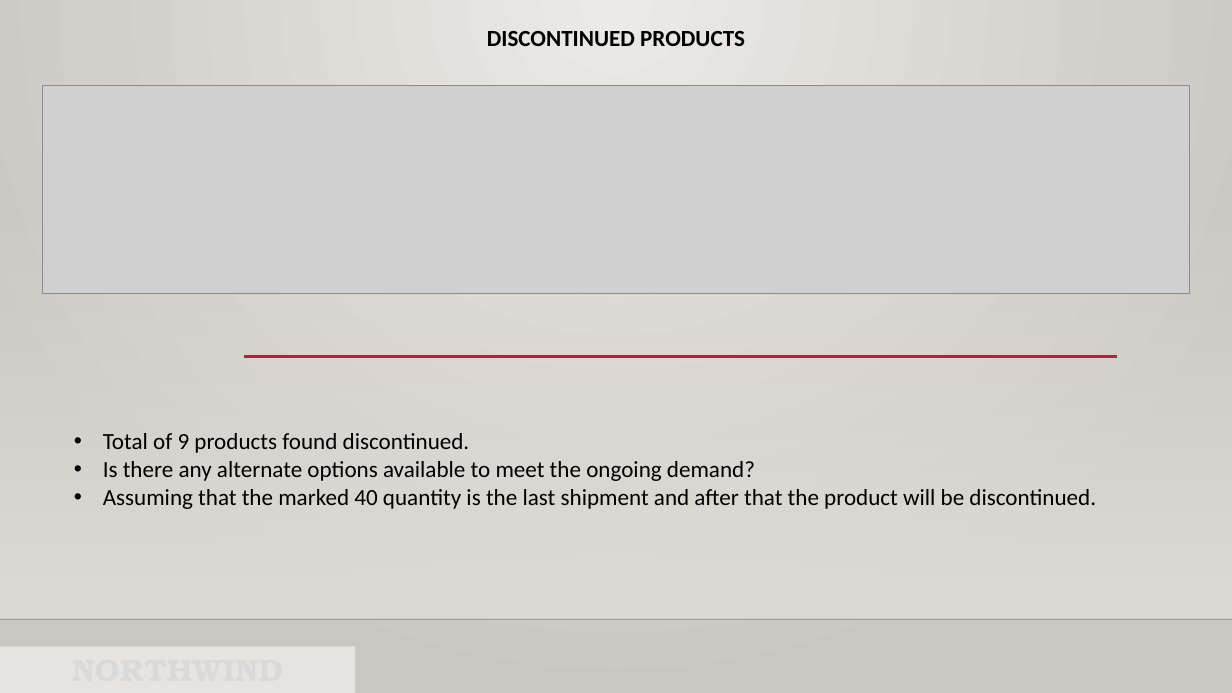
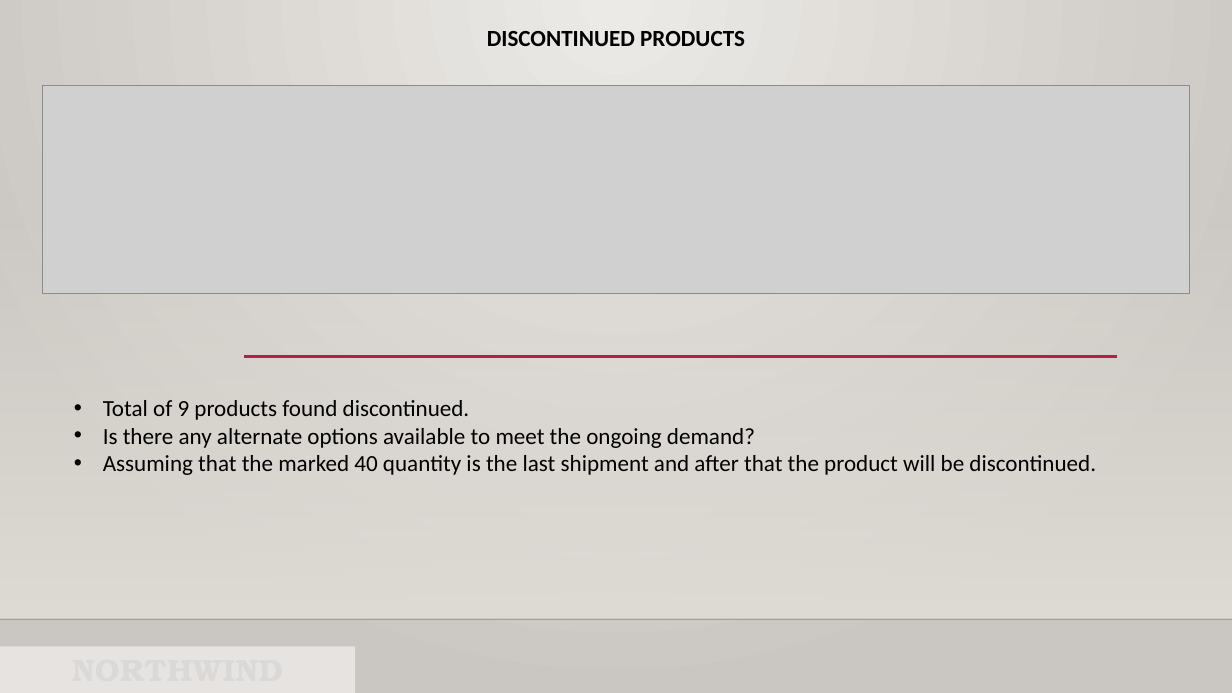
Before and after one commit to firoz-nagaria/Northwind_Inventory_Levels, a slide deck: slide 4 of presentation/northwind_project_report.pptx. Drawn at 1232x693 pixels with LibreOffice and Linux fonts; fonts in the diff are those of the drawing; grey boxes stand for pictures; background and template pictures are left out. Boxes give left, top, right and bottom in pixels: in the first picture for what was removed or moved away, otherwise in the second. Text is boxed around its words. In the diff, an @@ line names an element or a change of style, - is before the commit and + after.

```diff
--- a/presentation/northwind_project_report.pptx
+++ b/presentation/northwind_project_report.pptx
@@ text "Total of 9 products found ...": place and size @@
-text "Total of 9 products found ..." at bbox=[103, 433, 1096, 509]
+text "Total of 9 products found ..." at bbox=[103, 400, 1096, 475]
```
Also in this commit, not shown: 4 other slides changed.
